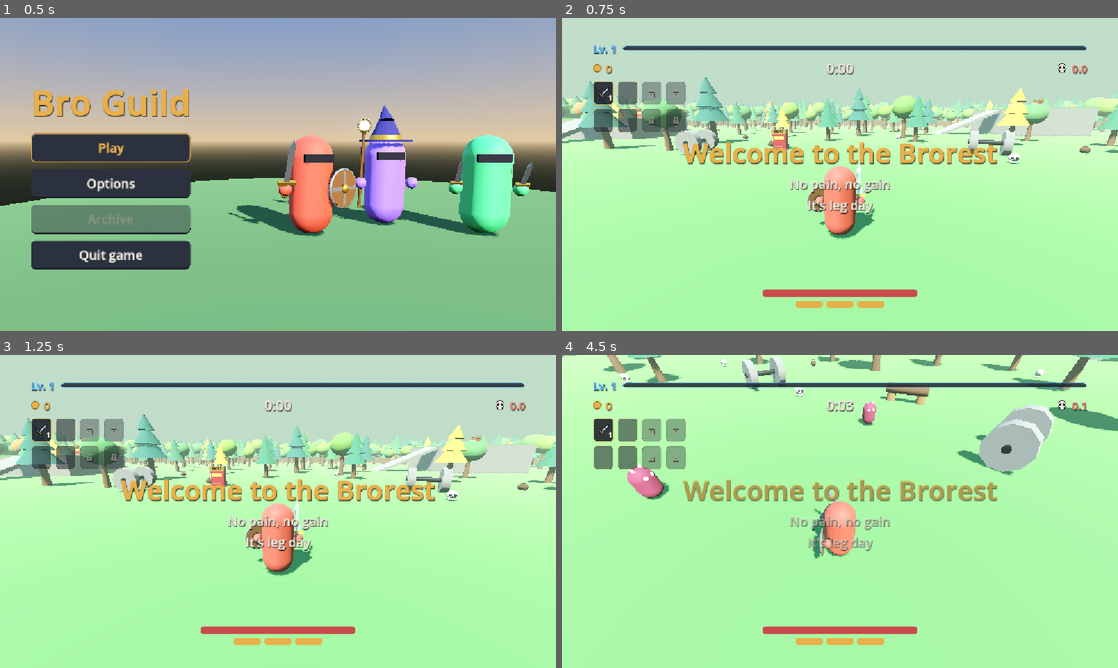
Above: before the commit, frames 1-4 (two rows, left to right).
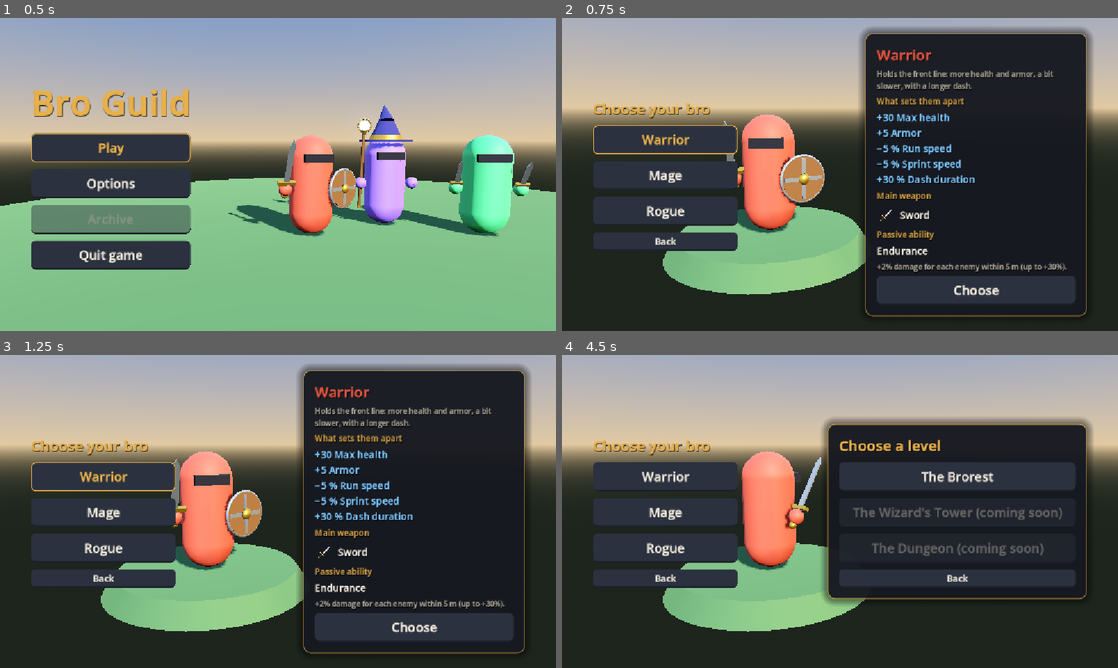
Above: after the commit, the same moments.

Repository: UriBokchoi/BroGuild
Game: Godot game, scene res://systems/run/game.tscn
The game is run twice, just before and just after one commit, with the same random seed, the same clock (stepped at 60 frames per second) and the same inputs.
Inputs (mouse positions are in pixels of both pictures, inside the frame that each line leads up to):
- Up to frame 1 (0.5 s): no input
- Up to frame 2 (0.75 s): click "Play" at 0.5 s
- Up to frame 3 (1.25 s): no input
- Up to frame 4 (4.5 s): click (667, 477) at 1.25 s, where only the run after the commit has a clickable "Warrior"; click (667, 511) at 2 s, where only the run after the commit has a clickable "Mage"; click (667, 549) at 2.75 s, where only the run after the commit has a clickable "Rogue"; click (667, 577) at 3.5 s, where only the run after the commit has a clickable "Back"; click (973, 627) at 4.25 s, where only the run after the commit has a clickable "Choose"

Frame 1 is identical in both runs. In frame 2, 100% of the frame differs, in the area x 0-100%, y 0-100%; in frame 3, 100%; in frame 4, 100%.

Commit message:
feat(menus): selección de personaje y de nivel antes de jugar
Jugar lleva a una pantalla con los personajes a la izquierda, su modelo
girando en el centro y, al pasar el ratón, su ficha a la derecha (nombre,
diferencias de stats, arma principal y pasiva). Al elegir uno, la ficha se
cambia por los niveles: el Brosque, y la Torre del Mago y la Mazmorra como
«próximamente» (LevelData sin escena). Volver o Esc retroceden: de los
niveles a los personajes y de ahí al menú.

Co-Authored-By: Claude Opus 5.5 <noreply@anthropic.com>

Diff:
--- a/data/i18n/strings.csv
+++ b/data/i18n/strings.csv
@@ -5,6 +5,16 @@
 MENU_ARCHIVE,Archivo,Archive
 MENU_QUIT,Abandonar,Quit game
 LEVEL_BROSQUE_NAME,El Brosque,The Brorest
+LEVEL_WIZARD_TOWER_NAME,La Torre del Mago,The Wizard's Tower
+LEVEL_DUNGEON_NAME,La Mazmorra,The Dungeon
+LEVEL_COMING_SOON,"%s (próximamente)","%s (coming soon)"
+SELECT_CHARACTER_TITLE,Elige a tu bro,Choose your bro
+SELECT_LEVEL_TITLE,Elige nivel,Choose a level
+SELECT_CHOOSE,Elegir,Choose
+SELECT_BACK,Volver,Back
+SELECT_STATS,Sus diferencias,What sets them apart
+SELECT_WEAPON,Arma principal,Main weapon
+SELECT_PASSIVE,Habilidad pasiva,Passive ability
 BROSQUE_INTRO_WELCOME,Bienvenido al Brosque,Welcome to the Brorest
 BROSQUE_INTRO_NO_PAIN,"No pain, no gain","No pain, no gain"
 BROSQUE_INTRO_LEG_DAY,Hoy toca pierna,It's leg day
--- /dev/null
+++ b/data/levels/dungeon.tres
@@ -0,0 +1,8 @@
+[gd_resource type="Resource" script_class="LevelData" format=3]
+
+[ext_resource type="Script" path="res://systems/run/level_data.gd" id="1_data"]
+
+[resource]
+script = ExtResource("1_data")
+id = &"dungeon"
+name_key = &"LEVEL_DUNGEON_NAME"
--- /dev/null
+++ b/data/levels/wizard_tower.tres
@@ -0,0 +1,8 @@
+[gd_resource type="Resource" script_class="LevelData" format=3]
+
+[ext_resource type="Script" path="res://systems/run/level_data.gd" id="1_data"]
+
+[resource]
+script = ExtResource("1_data")
+id = &"wizard_tower"
+name_key = &"LEVEL_WIZARD_TOWER_NAME"
--- a/systems/run/game.gd
+++ b/systems/run/game.gd
@@ -1,12 +1,15 @@
 class_name Game
 extends Node
-## Raíz del juego y su flujo de pantallas: empieza en el menú principal; «Jugar» empieza una partida
-## en el nivel elegido ([code]RunState.level[/code]); reintentar la vuelve a empezar con otra
-## semilla y salir vuelve al menú. Cada pantalla es una escena que sustituye a la anterior. Los
-## demás le piden cosas por el [code]EventBus[/code] (ver [RunFlow]).
+## Raíz del juego y su flujo de pantallas: empieza en el menú principal; «Jugar» lleva a la selección
+## de personaje y nivel ([RunSetup]), que empieza la partida en el nivel elegido
+## ([code]RunState.level[/code]); reintentar la vuelve a empezar con otra semilla y salir vuelve al
+## menú. Cada pantalla es una escena que sustituye a la anterior. Los demás le piden cosas por el
+## [code]EventBus[/code] (ver [RunFlow]).
 
 ## Menú principal: su raíz es un [MainMenu].
 @export var main_menu: PackedScene
+## Selección de personaje y nivel: su raíz es un [RunSetup].
+@export var run_setup: PackedScene
 ## Nivel que se juega si no se ha elegido otro.
 @export var default_level: LevelData
 
@@ -23,8 +26,16 @@
 func show_main_menu() -> void:
 	RunState.end_run()
 	var menu := main_menu.instantiate() as MainMenu
-	menu.play_requested.connect(play)
+	menu.play_requested.connect(show_run_setup)
 	_show.call_deferred(menu)
+
+
+## Muestra la selección de personaje y nivel.
+func show_run_setup() -> void:
+	var setup := run_setup.instantiate() as RunSetup
+	setup.play_requested.connect(_on_setup_done)
+	setup.back_requested.connect(show_main_menu)
+	_show.call_deferred(setup)
 
 
 ## Empieza una partida en [param level] (sin nivel, el elegido o el de serie).
@@ -53,3 +64,8 @@
 		_screen.free()
 	_screen = screen
 	add_child(screen)
+
+
+func _on_setup_done(character: CharacterData, level: LevelData) -> void:
+	RunState.character = character
+	play(level)
--- a/systems/run/game.tscn
+++ b/systems/run/game.tscn
@@ -3,8 +3,10 @@
 [ext_resource type="Script" path="res://systems/run/game.gd" id="1_game"]
 [ext_resource type="PackedScene" path="res://ui/menus/main/main_menu.tscn" id="2_menu"]
 [ext_resource type="Resource" path="res://data/levels/brosque.tres" id="3_level"]
+[ext_resource type="PackedScene" path="res://ui/menus/run_setup/run_setup.tscn" id="4_setup"]
 
 [node name="Game" type="Node"]
 script = ExtResource("1_game")
 main_menu = ExtResource("2_menu")
+run_setup = ExtResource("4_setup")
 default_level = ExtResource("3_level")
--- a/systems/run/level_data.gd
+++ b/systems/run/level_data.gd
@@ -7,5 +7,10 @@
 @export var id: StringName = &""
 ## Clave de traducción del nombre (p. ej. [code]LEVEL_BROSQUE_NAME[/code]).
 @export var name_key: StringName = &""
-## Escena del nivel.
+## Escena del nivel. Vacía: aún no existe (sale como «Próximamente»).
 @export var scene: PackedScene
+
+
+## ¿Se puede jugar ya?
+func is_available() -> bool:
+	return scene != null
--- a/tests/integration/systems/run/test_game.gd
+++ b/tests/integration/systems/run/test_game.gd
@@ -1,10 +1,12 @@
 extends GutTest
-## Game: empieza en el menú principal; «Jugar» carga el nivel y empieza la partida; reintentar
-## carga otra vez el nivel; volver al menú termina la partida. Pausa y resultados llegan por
-## RunFlow. Con un nivel de prueba vacío.
+## Game: empieza en el menú principal; «Jugar» lleva a la selección de personaje y nivel, que carga
+## el nivel y empieza la partida con lo elegido (y «Volver», al menú); reintentar carga otra vez el
+## nivel; volver al menú termina la partida. Pausa y resultados llegan por RunFlow. Con un nivel de
+## prueba vacío.
 
 const GameScene := preload("res://systems/run/game.tscn")
 const TestLevelScene := preload("res://tests/integration/systems/run/game_test_level.tscn")
+const ROGUE := preload("res://data/characters/rogue.tres")
 
 var _game: Game
 var _level: LevelData
@@ -12,6 +14,7 @@
 
 func before_each() -> void:
 	RunState.level = null
+	RunState.character = null
 	_level = LevelData.new()
 	_level.id = &"test"
 	_level.scene = TestLevelScene
@@ -24,6 +27,7 @@
 func after_each() -> void:
 	RunState.end_run()
 	RunState.level = null
+	RunState.character = null
 
 
 func test_starts_in_the_main_menu() -> void:
@@ -31,12 +35,29 @@
 	assert_false(RunState.is_running)
 
 
-func test_play_loads_the_level_and_starts_the_run() -> void:
+func test_play_goes_to_the_run_setup() -> void:
 	(_game.get_screen() as MainMenu).play_requested.emit()
+	await wait_process_frames(1)
+	assert_true(_game.get_screen() is RunSetup)
+
+
+func test_the_run_setup_starts_the_run_with_its_choice() -> void:
+	_game.show_run_setup()
+	await wait_process_frames(1)
+	(_game.get_screen() as RunSetup).play_requested.emit(ROGUE, _level)
 	await wait_process_frames(1)
 	assert_eq(_game.get_screen().scene_file_path, TestLevelScene.resource_path)
 	assert_same(RunState.level, _level)
+	assert_same(RunState.character, ROGUE)
 	assert_true(RunState.is_running)
+
+
+func test_back_from_the_run_setup_goes_to_the_menu() -> void:
+	_game.show_run_setup()
+	await wait_process_frames(1)
+	(_game.get_screen() as RunSetup).back_requested.emit()
+	await wait_process_frames(1)
+	assert_true(_game.get_screen() is MainMenu)
 
 
 func test_retry_loads_the_level_again() -> void:
--- /dev/null
+++ b/tests/integration/ui/menus/run_setup/test_run_setup.gd
@@ -0,0 +1,64 @@
+extends GutTest
+## Selección de personaje y nivel: lista los personajes; al mirar uno, el modelo y la ficha son
+## suyos; al elegirlo, salen los niveles (los que aún no existen, desactivados) y elegir uno pide
+## jugar con ese personaje; «Volver» retrocede de los niveles a los personajes y de ahí al menú.
+
+const SetupScene := preload("res://ui/menus/run_setup/run_setup.tscn")
+const MAGE := preload("res://data/characters/mage.tres")
+const ROGUE := preload("res://data/characters/rogue.tres")
+const BROSQUE := preload("res://data/levels/brosque.tres")
+const DUNGEON := preload("res://data/levels/dungeon.tres")
+
+var _setup: RunSetup
+var _played: Array = []
+
+
+func before_each() -> void:
+	RunState.character = null
+	_played.clear()
+	_setup = SetupScene.instantiate() as RunSetup
+	add_child_autofree(_setup)
+	_setup.play_requested.connect(func(character: CharacterData, level: LevelData) -> void: _played.append([character, level]))
+
+
+func after_each() -> void:
+	RunState.character = null
+
+
+func test_lists_every_character() -> void:
+	assert_eq((_setup.get_node(^"%CharacterList") as Node).get_child_count(), _setup.characters.size())
+
+
+func test_looking_at_a_character_shows_its_model_and_sheet() -> void:
+	_setup.show_character(MAGE)
+	assert_same(_setup.get_shown(), MAGE)
+	assert_eq(_setup.model.get_color(), MAGE.color)
+	assert_eq((_setup.get_node(^"%CharacterName") as Label).text, String(MAGE.name_key))
+	assert_eq((_setup.get_node(^"%WeaponName") as Label).text, String(MAGE.starting_weapon.name_key))
+	assert_eq((_setup.get_node(^"%PassiveName") as Label).text, String(MAGE.passive_name_key))
+	assert_eq((_setup.get_node(^"%CharacterStats") as Node).get_child_count(), MAGE.stat_modifiers.size())
+
+
+func test_choosing_shows_the_levels_and_a_level_starts_the_run() -> void:
+	_setup.choose(ROGUE)
+	assert_true(_setup.is_choosing_level())
+	_setup.play(DUNGEON)
+	assert_eq(_played.size(), 0, "la Mazmorra aún no existe")
+	_setup.play(BROSQUE)
+	assert_eq(_played, [[ROGUE, BROSQUE]])
+
+
+func test_levels_that_do_not_exist_yet_are_disabled() -> void:
+	var buttons := (_setup.get_node(^"%LevelList") as Node).get_children()
+	for index: int in buttons.size():
+		assert_eq((buttons[index] as Button).disabled, not _setup.levels[index].is_available())
+
+
+func test_back_goes_from_levels_to_characters_to_the_menu() -> void:
+	watch_signals(_setup)
+	_setup.choose(MAGE)
+	_setup.back()
+	assert_false(_setup.is_choosing_level())
+	assert_signal_not_emitted(_setup, "back_requested")
+	_setup.back()
+	assert_signal_emitted(_setup, "back_requested")
--- a/tests/unit/data/test_levels.gd
+++ b/tests/unit/data/test_levels.gd
@@ -1,5 +1,6 @@
 extends GutTest
-## Niveles de data/levels: está el Brosque y cada uno tiene id único, nombre traducido y escena.
+## Niveles de data/levels: están el Brosque (jugable), la Torre del Mago y la Mazmorra (próximamente,
+## sin escena); cada uno con id único y nombre traducido.
 
 const LEVELS_DIR := "res://data/levels"
 const STRINGS_PATH := "res://data/i18n/strings.csv"
@@ -17,14 +18,18 @@
 	_levels.assign(ResourceDir.load_all(LEVELS_DIR, LevelData))
 
 
-func test_the_brosque_exists() -> void:
-	assert_true(_levels.any(func(level: LevelData) -> bool: return level.id == &"brosque"))
-
-
 func test_every_level_is_complete() -> void:
 	var ids: Array[StringName] = []
 	for level: LevelData in _levels:
 		assert_does_not_have(ids, level.id, "id repetido: %s" % level.id)
 		ids.append(level.id)
 		assert_has(_keys, String(level.name_key), "%s: falta su nombre" % level.id)
-		assert_not_null(level.scene, "%s: sin escena" % level.id)
+
+
+func test_the_brosque_is_playable_and_the_others_are_coming_soon() -> void:
+	var ids: Array[StringName] = []
+	for level: LevelData in _levels:
+		ids.append(level.id)
+		assert_eq(level.is_available(), level.id == &"brosque", "%s: ¿se puede jugar?" % level.id)
+	for id: StringName in [&"brosque", &"wizard_tower", &"dungeon"]:
+		assert_has(ids, id)
--- /dev/null
+++ b/ui/menus/run_setup/run_setup.gd
@@ -0,0 +1,138 @@
+class_name RunSetup
+extends Node3D
+## Selección de personaje y de nivel antes de jugar (GDD §9, «Menús»): a la izquierda, la lista de
+## personajes; en el centro, el modelo del que se mira, girando; a la derecha, al pasar el ratón, su
+## nombre, sus diferencias de stats, su arma principal y su habilidad pasiva. Al elegir uno, ese
+## panel se cambia por la lista de niveles (los que aún no existen salen desactivados). Esc o
+## «Volver» retroceden: de los niveles a los personajes y de ahí al menú. Lo muestra [Game].
+
+## Se eligió personaje y nivel.
+signal play_requested(character: CharacterData, level: LevelData)
+## Se pidió volver al menú principal.
+signal back_requested
+
+## Personajes que se pueden elegir, en orden.
+@export var characters: Array[CharacterData] = []
+## Niveles, en orden.
+@export var levels: Array[LevelData] = []
+## Modelo del personaje que se mira.
+@export var model: CharacterModel
+
+var _shown: CharacterData
+var _chosen: CharacterData
+
+@onready var _character_list: VBoxContainer = %CharacterList
+@onready var _info: Control = %Info
+@onready var _level_panel: Control = %LevelPanel
+@onready var _level_list: VBoxContainer = %LevelList
+@onready var _name: Label = %CharacterName
+@onready var _description: Label = %CharacterDescription
+@onready var _stats: VBoxContainer = %CharacterStats
+@onready var _weapon_icon: TextureRect = %WeaponIcon
+@onready var _weapon_name: Label = %WeaponName
+@onready var _passive_name: Label = %PassiveName
+@onready var _passive_description: Label = %PassiveDescription
+
+
+func _ready() -> void:
+	Input.mouse_mode = Input.MOUSE_MODE_VISIBLE
+	for character: CharacterData in characters:
+		_character_list.add_child(_character_button(character))
+	for level: LevelData in levels:
+		_level_list.add_child(_level_button(level))
+	(%Choose as Button).pressed.connect(func() -> void: choose(_shown))
+	(%Back as Button).pressed.connect(back)
+	(%LevelBack as Button).pressed.connect(back)
+	var first := RunState.character if RunState.character else characters[0]
+	show_character(first)
+	_show_levels(false)
+	(_character_list.get_child(characters.find(first)) as Button).grab_focus()
+
+
+func _unhandled_input(event: InputEvent) -> void:
+	if event.is_action_pressed(InputActions.PAUSE):
+		back()
+		get_viewport().set_input_as_handled()
+
+
+## Muestra a [param character]: su modelo y su ficha.
+func show_character(character: CharacterData) -> void:
+	if character == null or _chosen:
+		return
+	_shown = character
+	model.dress(character)
+	_name.text = character.name_key
+	_name.add_theme_color_override(&"font_color", character.color)
+	_description.text = character.description_key
+	for child: Node in _stats.get_children():
+		_stats.remove_child(child)
+		child.queue_free()
+	for modifier: StatModifier in character.stat_modifiers:
+		_stats.add_child(_line(ModifierFormat.describe(modifier), &"StatModifiedLabel"))
+	var weapon := character.starting_weapon
+	_weapon_icon.texture = weapon.icon if weapon else null
+	_weapon_name.text = weapon.name_key if weapon else &""
+	_passive_name.text = character.passive_name_key
+	_passive_description.text = character.passive_description_key
+
+
+## Elige a [param character]: la ficha se cambia por la lista de niveles.
+func choose(character: CharacterData) -> void:
+	show_character(character)
+	_chosen = character
+	_show_levels(true)
+
+
+## Juega [param level] con el personaje elegido (si el nivel ya existe).
+func play(level: LevelData) -> void:
+	if _chosen and level.is_available():
+		play_requested.emit(_chosen, level)
+
+
+## Retrocede: de los niveles a los personajes; de ahí, al menú.
+func back() -> void:
+	if _chosen:
+		_chosen = null
+		_show_levels(false)
+	else:
+		back_requested.emit()
+
+
+## Personaje que se está mirando.
+func get_shown() -> CharacterData:
+	return _shown
+
+
+## ¿Se ve la lista de niveles?
+func is_choosing_level() -> bool:
+	return _level_panel.visible
+
+
+func _show_levels(on: bool) -> void:
+	_info.visible = not on
+	_level_panel.visible = on
+
+
+func _character_button(character: CharacterData) -> Button:
+	var button := Button.new()
+	button.text = character.name_key
+	button.mouse_entered.connect(show_character.bind(character))
+	button.focus_entered.connect(show_character.bind(character))
+	button.pressed.connect(choose.bind(character))
+	return button
+
+
+func _level_button(level: LevelData) -> Button:
+	var button := Button.new()
+	button.text = String(level.name_key) if level.is_available() else tr(&"LEVEL_COMING_SOON") % tr(level.name_key)
+	button.disabled = not level.is_available()
+	button.pressed.connect(play.bind(level))
+	return button
+
+
+func _line(text_value: String, variation: StringName) -> Label:
+	var label := Label.new()
+	label.text = text_value
+	label.theme_type_variation = variation
+	label.autowrap_mode = TextServer.AUTOWRAP_WORD_SMART
+	return label
--- /dev/null
+++ b/ui/menus/run_setup/run_setup.tscn
@@ -0,0 +1,209 @@
+[gd_scene format=3]
+
+[ext_resource type="Script" path="res://ui/menus/run_setup/run_setup.gd" id="1_setup"]
+[ext_resource type="Resource" path="res://data/characters/warrior.tres" id="2_warrior"]
+[ext_resource type="Resource" path="res://data/characters/mage.tres" id="3_mage"]
+[ext_resource type="Resource" path="res://data/characters/rogue.tres" id="4_rogue"]
+[ext_resource type="Resource" path="res://data/levels/brosque.tres" id="5_brosque"]
+[ext_resource type="Resource" path="res://data/levels/wizard_tower.tres" id="6_tower"]
+[ext_resource type="Resource" path="res://data/levels/dungeon.tres" id="7_dungeon"]
+[ext_resource type="PackedScene" path="res://entities/player/characters/model/character_model.tscn" id="8_model"]
+[ext_resource type="Script" path="res://vfx/juice/spin_bob.gd" id="9_spin"]
+
+[sub_resource type="ProceduralSkyMaterial" id="ProceduralSkyMaterial_sky"]
+sky_top_color = Color(0.32, 0.45, 0.68, 1)
+sky_horizon_color = Color(0.78, 0.66, 0.5, 1)
+ground_bottom_color = Color(0.12, 0.14, 0.12, 1)
+ground_horizon_color = Color(0.78, 0.66, 0.5, 1)
+
+[sub_resource type="Sky" id="Sky_setup"]
+sky_material = SubResource("ProceduralSkyMaterial_sky")
+
+[sub_resource type="Environment" id="Environment_setup"]
+background_mode = 2
+sky = SubResource("Sky_setup")
+ambient_light_source = 3
+tonemap_mode = 2
+glow_enabled = true
+
+[sub_resource type="StandardMaterial3D" id="StandardMaterial3D_ground"]
+albedo_color = Color(0.3, 0.46, 0.27, 1)
+roughness = 0.95
+
+[sub_resource type="CylinderMesh" id="CylinderMesh_pedestal"]
+material = SubResource("StandardMaterial3D_ground")
+top_radius = 1.4
+bottom_radius = 1.6
+height = 0.3
+radial_segments = 32
+rings = 1
+
+[node name="RunSetup" type="Node3D" node_paths=PackedStringArray("model")]
+script = ExtResource("1_setup")
+characters = Array[Resource]([ExtResource("2_warrior"), ExtResource("3_mage"), ExtResource("4_rogue")])
+levels = Array[Resource]([ExtResource("5_brosque"), ExtResource("6_tower"), ExtResource("7_dungeon")])
+model = NodePath("Model")
+
+[node name="WorldEnvironment" type="WorldEnvironment" parent="."]
+environment = SubResource("Environment_setup")
+
+[node name="Sun" type="DirectionalLight3D" parent="."]
+transform = Transform3D(0.866, -0.25, 0.433, 0, 0.866, 0.5, -0.5, -0.433, 0.75, 0, 6, 0)
+light_color = Color(1, 0.93, 0.82, 1)
+shadow_enabled = true
+
+[node name="Camera" type="Camera3D" parent="."]
+transform = Transform3D(1, 0, 0, 0, 0.985, 0.174, 0, -0.174, 0.985, 1.1, 1.9, 5.8)
+fov = 45.0
+current = true
+
+[node name="Pedestal" type="MeshInstance3D" parent="."]
+transform = Transform3D(1, 0, 0, 0, 1, 0, 0, 0, 1, 0, -0.15, 0)
+mesh = SubResource("CylinderMesh_pedestal")
+
+[node name="Model" parent="." instance=ExtResource("8_model")]
+transform = Transform3D(-1, 0, 0, 0, 1, 0, 0, 0, -1, 0, 0.9, 0)
+
+[node name="Turn" type="Node" parent="." node_paths=PackedStringArray("target")]
+script = ExtResource("9_spin")
+target = NodePath("../Model")
+spin_speed = 0.6
+bob_height = 0.0
+
+[node name="UI" type="CanvasLayer" parent="."]
+
+[node name="Margin" type="MarginContainer" parent="UI"]
+anchors_preset = 15
+anchor_right = 1.0
+anchor_bottom = 1.0
+grow_horizontal = 2
+grow_vertical = 2
+theme_type_variation = &"ScreenMargin"
+
+[node name="Layout" type="HBoxContainer" parent="UI/Margin"]
+layout_mode = 2
+
+[node name="Side" type="VBoxContainer" parent="UI/Margin/Layout"]
+custom_minimum_size = Vector2(300, 0)
+layout_mode = 2
+size_flags_vertical = 4
+theme_type_variation = &"MenuList"
+
+[node name="Title" type="Label" parent="UI/Margin/Layout/Side"]
+layout_mode = 2
+theme_type_variation = &"HeaderLabel"
+text = "SELECT_CHARACTER_TITLE"
+
+[node name="CharacterList" type="VBoxContainer" parent="UI/Margin/Layout/Side"]
+unique_name_in_owner = true
+layout_mode = 2
+theme_type_variation = &"MenuList"
+
+[node name="Back" type="Button" parent="UI/Margin/Layout/Side"]
+unique_name_in_owner = true
+layout_mode = 2
+theme_type_variation = &"SmallButton"
+text = "SELECT_BACK"
+
+[node name="Spacer" type="Control" parent="UI/Margin/Layout"]
+layout_mode = 2
+size_flags_horizontal = 3
+mouse_filter = 2
+
+[node name="Panel" type="PanelContainer" parent="UI/Margin/Layout"]
+custom_minimum_size = Vector2(460, 0)
+layout_mode = 2
+size_flags_vertical = 4
+
+[node name="Content" type="VBoxContainer" parent="UI/Margin/Layout/Panel"]
+layout_mode = 2
+
+[node name="Info" type="VBoxContainer" parent="UI/Margin/Layout/Panel/Content"]
+unique_name_in_owner = true
+layout_mode = 2
+theme_type_variation = &"CardColumn"
+
+[node name="CharacterName" type="Label" parent="UI/Margin/Layout/Panel/Content/Info"]
+unique_name_in_owner = true
+layout_mode = 2
+theme_type_variation = &"HeaderLabel"
+
+[node name="CharacterDescription" type="Label" parent="UI/Margin/Layout/Panel/Content/Info"]
+unique_name_in_owner = true
+layout_mode = 2
+theme_type_variation = &"StatBaseLabel"
+autowrap_mode = 3
+
+[node name="StatsHeader" type="Label" parent="UI/Margin/Layout/Panel/Content/Info"]
+layout_mode = 2
+theme_type_variation = &"StatGroupLabel"
+text = "SELECT_STATS"
+
+[node name="CharacterStats" type="VBoxContainer" parent="UI/Margin/Layout/Panel/Content/Info"]
+unique_name_in_owner = true
+layout_mode = 2
+theme_type_variation = &"StatList"
+
+[node name="WeaponHeader" type="Label" parent="UI/Margin/Layout/Panel/Content/Info"]
+layout_mode = 2
+theme_type_variation = &"StatGroupLabel"
+text = "SELECT_WEAPON"
+
+[node name="WeaponRow" type="HBoxContainer" parent="UI/Margin/Layout/Panel/Content/Info"]
+layout_mode = 2
+theme_type_variation = &"GoldRow"
+
+[node name="WeaponIcon" type="TextureRect" parent="UI/Margin/Layout/Panel/Content/Info/WeaponRow"]
+unique_name_in_owner = true
+custom_minimum_size = Vector2(40, 40)
+layout_mode = 2
+expand_mode = 1
+stretch_mode = 5
+
+[node name="WeaponName" type="Label" parent="UI/Margin/Layout/Panel/Content/Info/WeaponRow"]
+unique_name_in_owner = true
+layout_mode = 2
+theme_type_variation = &"StatNameLabel"
+
+[node name="PassiveHeader" type="Label" parent="UI/Margin/Layout/Panel/Content/Info"]
+layout_mode = 2
+theme_type_variation = &"StatGroupLabel"
+text = "SELECT_PASSIVE"
+
+[node name="PassiveName" type="Label" parent="UI/Margin/Layout/Panel/Content/Info"]
+unique_name_in_owner = true
+layout_mode = 2
+theme_type_variation = &"StatNameLabel"
+
+[node name="PassiveDescription" type="Label" parent="UI/Margin/Layout/Panel/Content/Info"]
+unique_name_in_owner = true
+layout_mode = 2
+theme_type_variation = &"StatBaseLabel"
+autowrap_mode = 3
+
+[node name="Choose" type="Button" parent="UI/Margin/Layout/Panel/Content/Info"]
+unique_name_in_owner = true
+layout_mode = 2
+text = "SELECT_CHOOSE"
+
+[node name="LevelPanel" type="VBoxContainer" parent="UI/Margin/Layout/Panel/Content"]
+unique_name_in_owner = true
+visible = false
+layout_mode = 2
+theme_type_variation = &"MenuList"
+
+[node name="LevelTitle" type="Label" parent="UI/Margin/Layout/Panel/Content/LevelPanel"]
+layout_mode = 2
+theme_type_variation = &"HeaderLabel"
+text = "SELECT_LEVEL_TITLE"
+
+[node name="LevelList" type="VBoxContainer" parent="UI/Margin/Layout/Panel/Content/LevelPanel"]
+unique_name_in_owner = true
+layout_mode = 2
+theme_type_variation = &"MenuList"
+
+[node name="LevelBack" type="Button" parent="UI/Margin/Layout/Panel/Content/LevelPanel"]
+unique_name_in_owner = true
+layout_mode = 2
+theme_type_variation = &"SmallButton"
+text = "SELECT_BACK"
Not shown, added: tests/integration/ui/menus/run_setup/test_run_setup.gd.uid
Not shown, added: ui/menus/run_setup/run_setup.gd.uid
Not shown, changed: docs/MAPA.md
Not shown, changed: docs/ROADMAP.md
